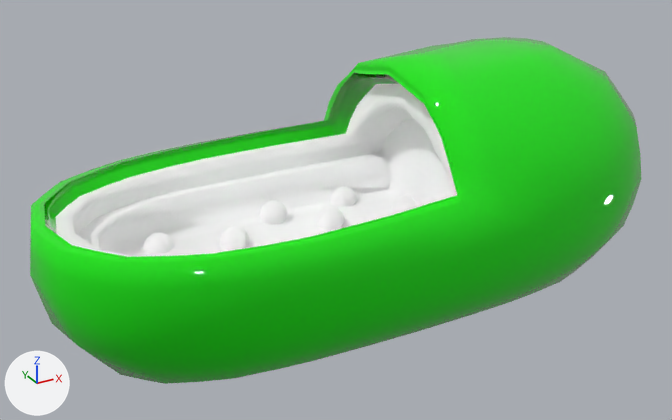
Before and after pictures for a commit that changed the glTF model scene.glb.
Rendered twice from a 50 mm lens placed at (-6.16, -10.48, 5.13), pointed at (-0.32, 0.13, -0.18). Every picture has the same lights, and +X, +Y and +Z are marked at lower left.

Objects in the first picture: 'Sphere', 'cell'.
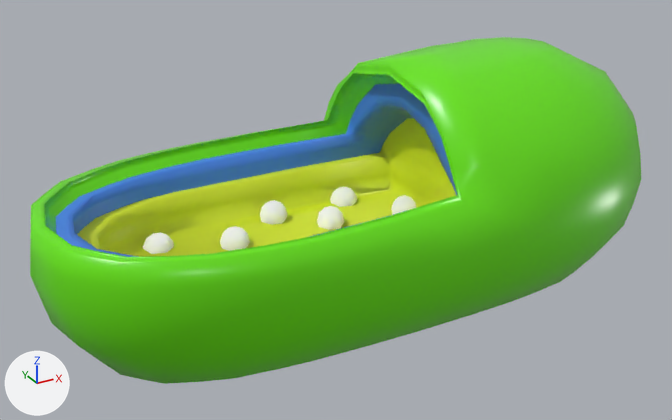
Pixel boxes (x1, y1, x2, y2) of what changed, in the pictures (672 x 420 px):
'cell', recoloured, surface changed: (30, 37, 641, 384) in both

The change, as a diff of the scene's bpy script:
```diff
--- a/scene.glb.py
+++ b/scene.glb.py
@@ mat_capsule @@
 mat_capsule = principled_material('capsule')
-mat_capsule.base_color = (0.0076, 0.8, 0.00339)  # green #15e70b
-mat_capsule.roughness = 0.0
+mat_capsule.base_color = (0.141, 0.8, 0.0)  # green #69e700
+mat_capsule.roughness = 0.3
@@ mat_wall @@
 mat_wall = principled_material('wall')
-mat_wall.base_color = (1.0, 1.0, 1.0)  # white #ffffff
-mat_wall.metallic = 1.0
-mat_wall.roughness = 1.0
+mat_wall.base_color = (0.0559, 0.225, 0.8)  # blue #4382e7
@@ mat_membrane @@
 mat_membrane = principled_material('membrane')
-mat_membrane.base_color = (1.0, 1.0, 1.0)  # white #ffffff
-mat_membrane.metallic = 1.0
-mat_membrane.roughness = 1.0
+mat_membrane.base_color = (0.661, 0.8, 0.0189)  # yellow #d4e725
```
